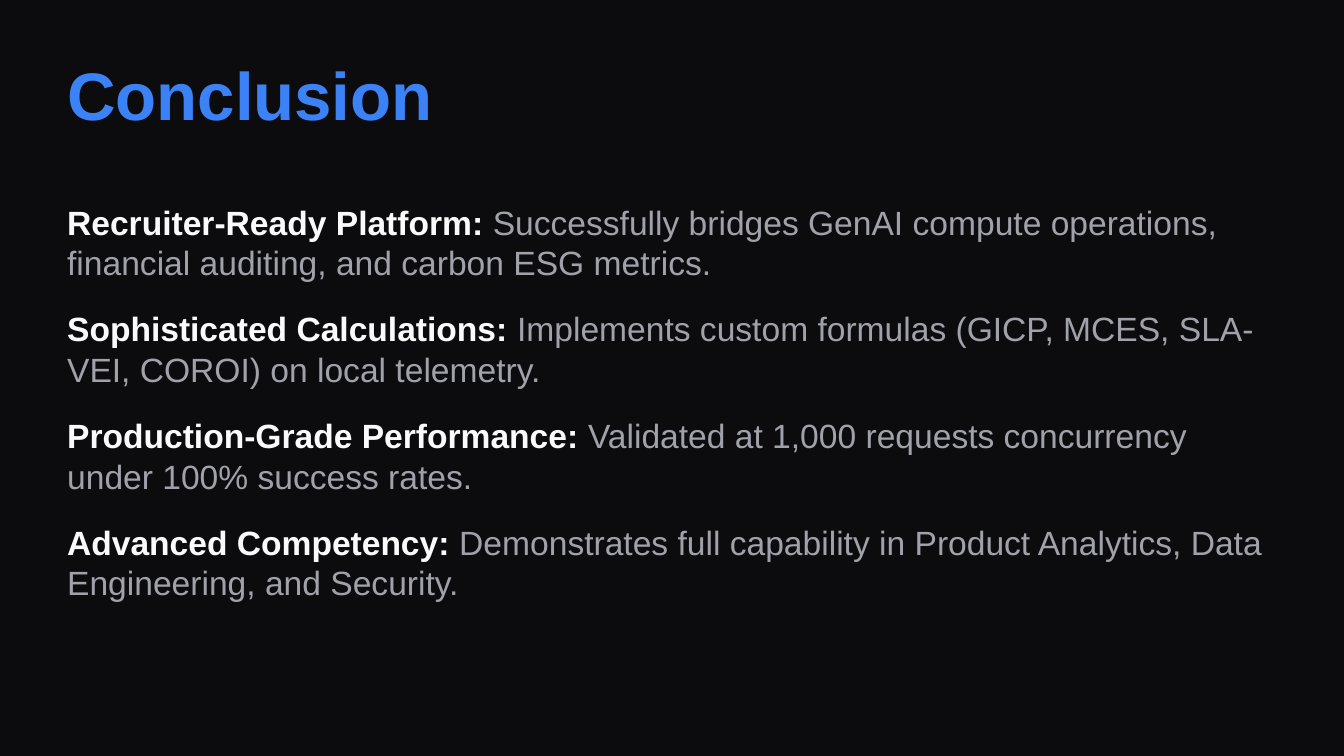
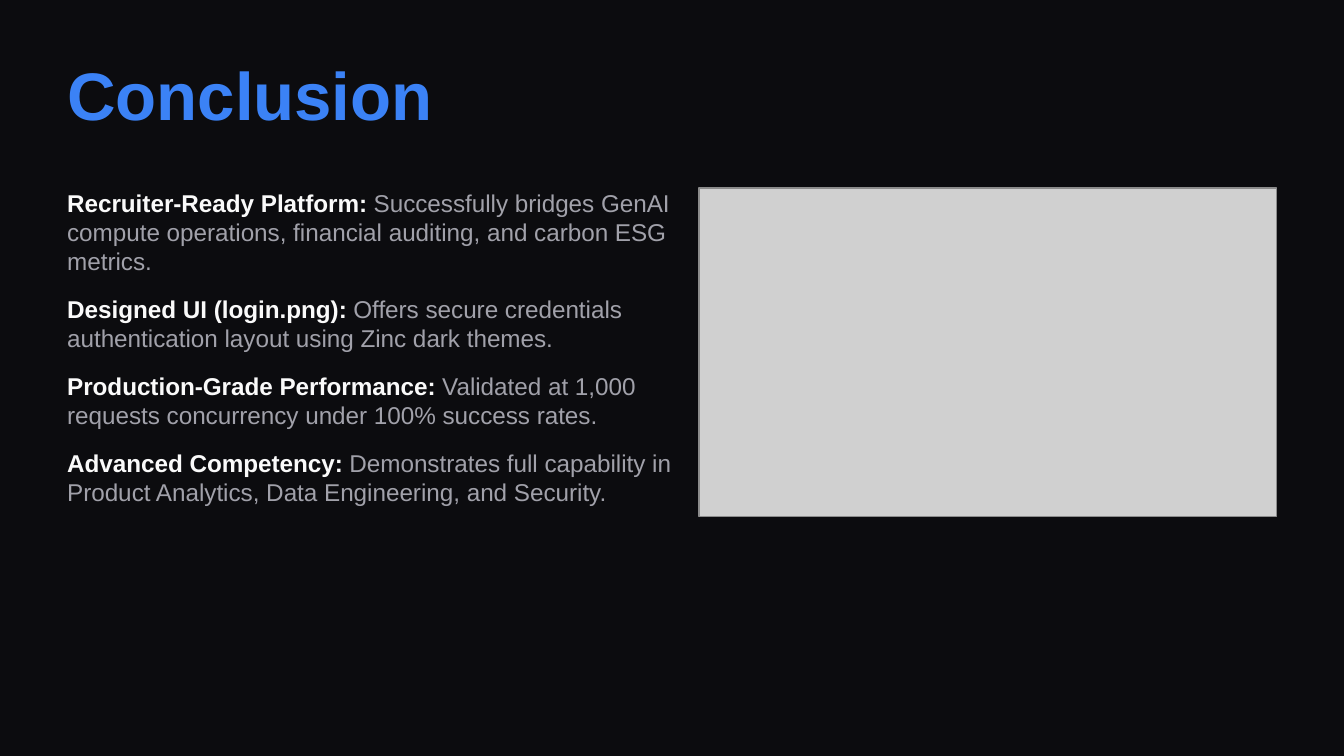
Before and after one commit to Srikanthbanoth7533/aether-gpu-finops, a slide deck: slide 25 of aetherfin_presentation.pptx. Drawn at 1344x756 pixels with LibreOffice and Linux fonts; fonts in the diff are those of the drawing; grey boxes stand for pictures. Boxes give left, top, right and bottom in pixels: in the first picture for what was removed or moved away, otherwise in the second. Text is boxed around its words. In the diff, an @@ line names an element or a change of style, - is before the commit and + after.

Commit message:
Embed screenshots directly in PowerPoint slide layouts and update PDF build

```diff
--- a/aetherfin_presentation.pptx
+++ b/aetherfin_presentation.pptx
@@ text at [67,194,671,506]: size 18 to 13 pt in "Recruiter-Ready Platform: Successfully bridges GenAI compute ...", "Production-Grade Performance: Validated at 1,000 requests co ...", "Advanced Competency: Demonstrates full capability in Product ..."; less space between paragraphs @@
@@ text "Recruiter-Ready Platform: Successfully bridges GenAI ...": place and size @@
-text "Recruiter-Ready Platform: Successfully bridges GenAI ..." at [67,210,1262,601]
+text "Recruiter-Ready Platform: Successfully bridges GenAI ..." at [67,194,671,506]
@@ picture added at [699,188,1277,516] @@
@@ text at [67,300,622,352]: text changed; size 18 to 13 pt @@
-Sophisticated Calculations: Implements custom formulas (GICP, MCES, SLA-VEI, COROI) on local telemetry.
+Designed UI (login.png): Offers secure credentials authentication layout using Zinc dark themes.
```
Also in this commit, not shown: 4 other slides changed, 2 slides added, 2 slides removed, 3 other files.
